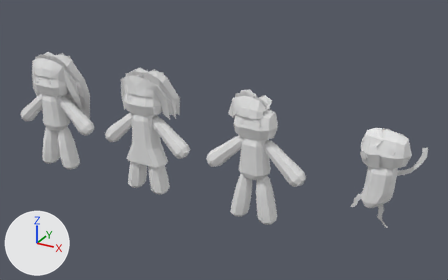
Two versions of the Blender file Assets/3D/Modelados/Assets/Muñecas.blend, one commit apart.
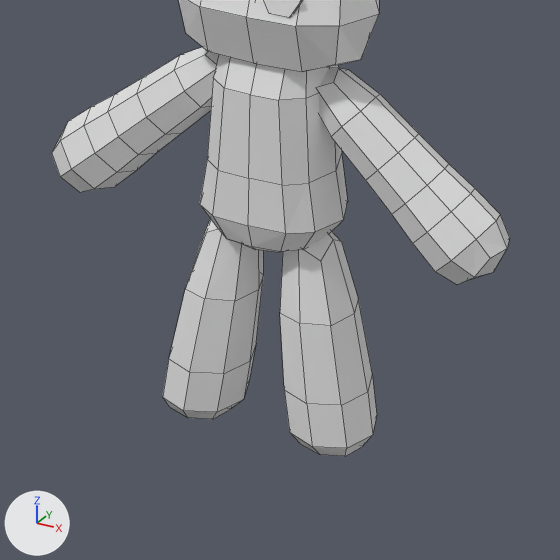
The first picture shows the older version from a 50 mm lens placed at (30.5, -30.5, 13.9), pointed at (12.8, 1.6, -2.2). The close-ups show the older and then the newer version on the part from 43% to 71% of the width and 45% to 88% of the height of that picture. Only the edits that show in the close-ups are written down. Every picture has the same lights, and +X, +Y and +Z are marked at lower left. The close-ups show mesh edges as thin lines.

The scene before the commit, as lines of its bpy script (objects in view):
```python
me_cube_046 = bpy.data.meshes.new('Cube.046')
me_cube_046.from_pydata(...)  # 25 vertices, 20 faces; spans x 0.0..0.99, y -0.92..0.92, z -0.8..1.32
me_cube_047 = bpy.data.meshes.new('Cube.047')
me_cube_047.from_pydata(...)  # 145 vertices, 136 faces; spans x 0.0..4.02, y -0.92..0.92, z -6.36..0.94
# before: 0 (1.24, 0.0, -2.26) at pixel (343, 219), 2 (0.64, -0.88, -2.26) at pixel (285, 233), 25 (0.64, 0.88, -2.26), 26 (0.0, 0.92, -2.26), 27 (0.0, -0.92, -2.26) at pixel (247, 225)
# before: 28 (1.02, -0.61, -2.26) at pixel (314, 232), 29 (1.02, 0.61, -2.26) at pixel (347, 201)
ob_cube_006 = bpy.data.objects.new('Cube.006', me_cube_046)
ob_cube_006.location = (15.83, 0.0, 0.0)
ob_cube_006.scale = (1.42, 1.0, 1.0)
_m = ob_cube_006.modifiers.new('Mirror', 'MIRROR')
_m.use_clip = True
ob_cube_007 = bpy.data.objects.new('Cube.007', me_cube_047)
ob_cube_007.location = (15.83, 0.0, -1.01)
ob_cube_007.scale = (0.823, 0.823, 0.823)
_m = ob_cube_007.modifiers.new('Mirror', 'MIRROR')
_m.use_clip = True
```
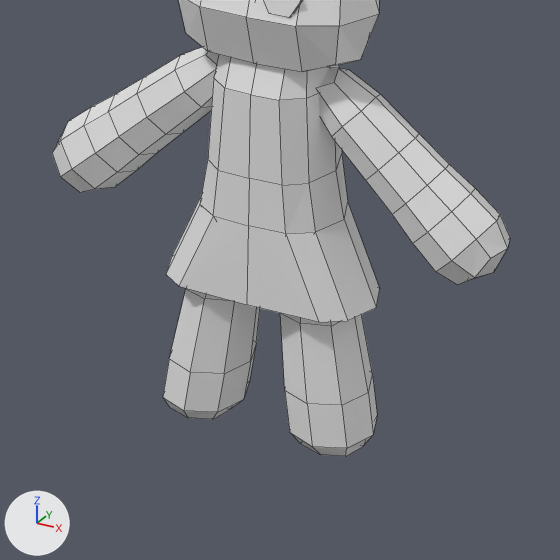
Location of each change, [x1, y1, x2, y2] in pixels of the close-ups (560 x 560 px):
part 1 of me_cube_047, added
    after: [166, 197, 380, 322]

The change, as a diff of the scene's bpy script:
```diff
--- a/Assets/3D/Modelados/Assets/Muñecas.blend.py
+++ b/Assets/3D/Modelados/Assets/Muñecas.blend.py
@@ me_cube_047 @@
 # used by ob_cube_007; location = (15.83, 0.0, -1.01); scale = (0.823, 0.823, 0.823)
 # verts and faces of me_cube_047; kept vertices keep their numbers, new ones are numbered from 145
-me_cube_047.from_pydata(...)  # 145 vertices, 136 faces; spans x 0.0..4.02, y -0.92..0.92, z -6.36..0.94
+me_cube_047.from_pydata(...)  # 152 vertices, 142 faces; spans x 0.0..4.02, y -0.92..0.92, z -6.36..0.94
+# me_cube_047 part 1
+for new, old in zip([*range(145, 150)], [0, 2, 25, 28, 29]): verts[new] = verts[old] + (0.62, 0.0, -1.43)
+verts[150] = (0.0, 0.92, -3.68)
+verts[151] = (0.0, -0.92, -3.68)  # pixel (246, 304)
+faces += [(0, 29, 149, 145), (0, 145, 148, 28), (2, 28, 148, 146), (25, 26, 150, 147), (25, 147, 149, 29), (2, 146, 151, 27)]
```
